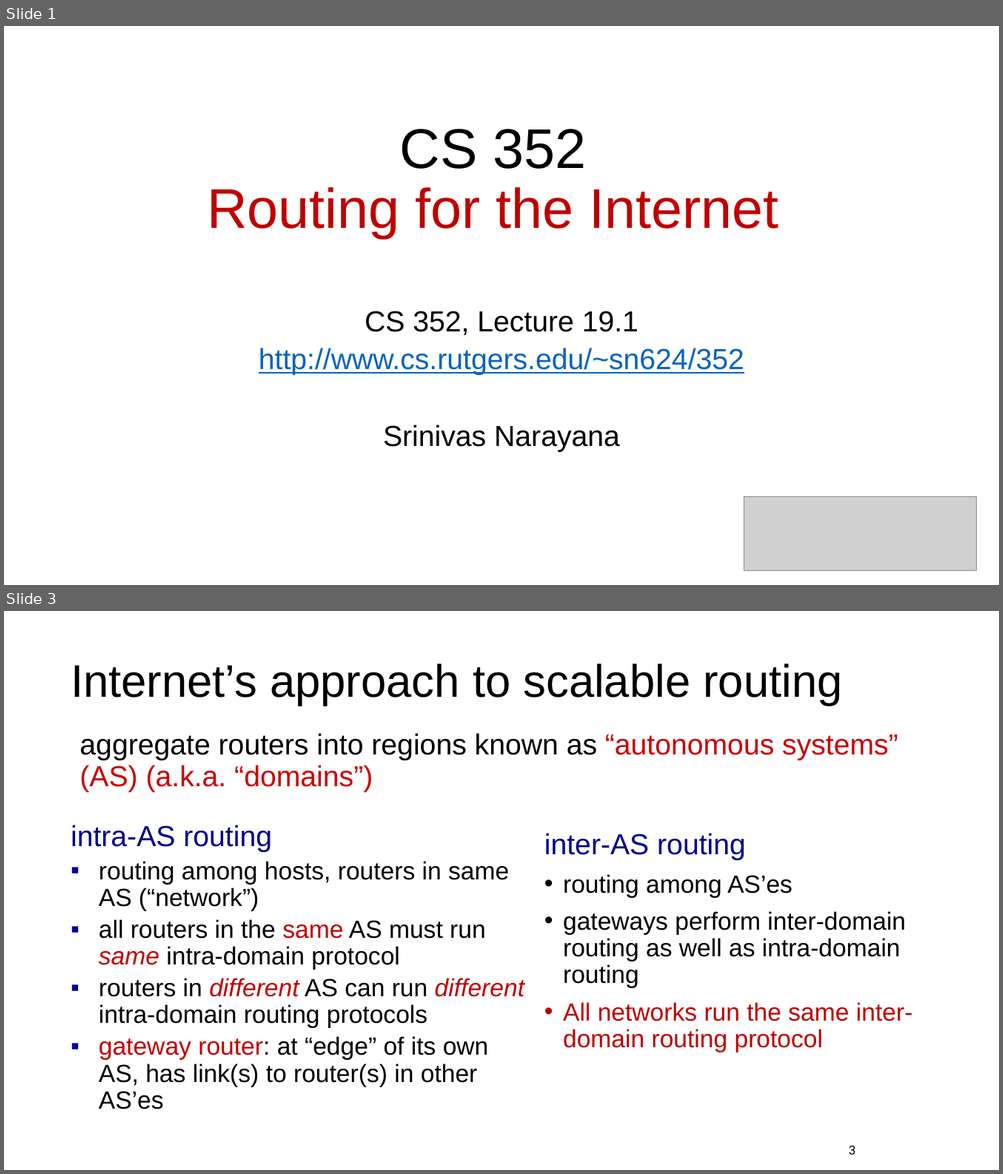
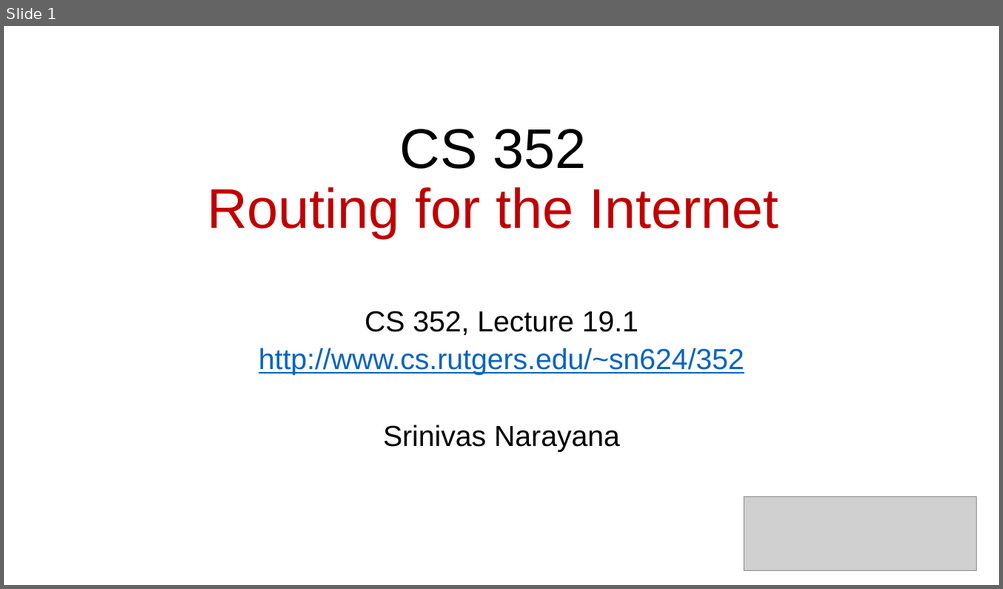
Before and after one commit to ngsrinivas/coursegen, a slide deck: ex/352-S21/staging/352-S21/lectures/network-interdomain-routing.pptx. Shown one above the other, each under a label of ours: slides 1 and 3 before the commit, slide 1 after it; the slides between them are not shown. The pictures are 1003x1174 and 1003x589 pixels, drawn with LibreOffice and Linux fonts; fonts in the diff are those of the drawing; grey boxes stand for pictures. Boxes give left, top, right and bottom in pixels: in the first picture for what was removed or moved away, otherwise in the second. Text is boxed around its words. In the diff, an @@ line names an element or a change of style, - is before the commit and + after.

Commit message:
Final slides for interdomain routing

```diff
--- a/ex/352-S21/staging/352-S21/lectures/network-interdomain-routing.pptx
+++ b/ex/352-S21/staging/352-S21/lectures/network-interdomain-routing.pptx
@@ slide 3 removed at (4,611,999,1170), background #FFFFFF @@
@@ title removed at (71,664,842,706) @@
-Internet’s approach to scalable routing
@@ text removed at (79,733,898,792) @@
-aggregate routers into regions known as “autonomous systems” (AS) (a.k.a. “domains”)
@@ text removed at (71,825,524,1110) @@
-intra-AS routing
-▪ routing among hosts, routers in same AS (“network”)
-▪ all routers in the same AS must run same intra-domain protocol
-▪ routers in different AS can run different intra-domain routing protocols
-▪ gateway router: at “edge” of its own AS, has link(s) to router(s) in other AS’es
@@ text removed at (544,833,913,1053) @@
-inter-AS routing
-• routing among AS’es
-• gateways perform inter-domain routing as well as intra-domain routing
-• All networks run the same inter-domain routing protocol
@@ page number removed at (848,1146,855,1155) @@
-3
```
Also in this commit, not shown: 1 slide changed, 39 slides added, 2 other slides removed, 1 other file.
